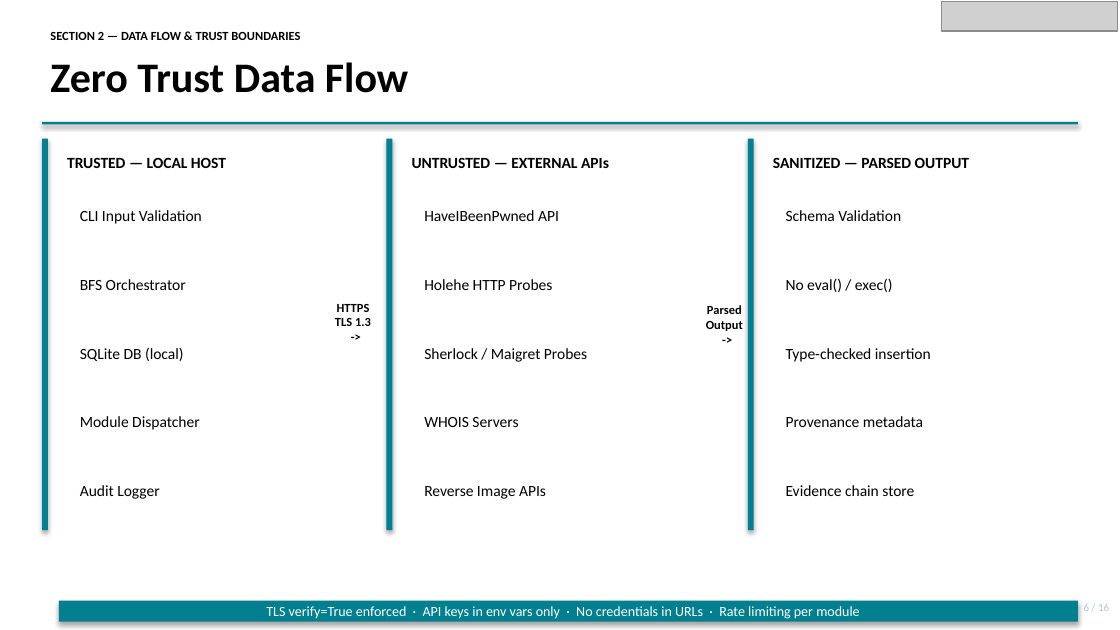
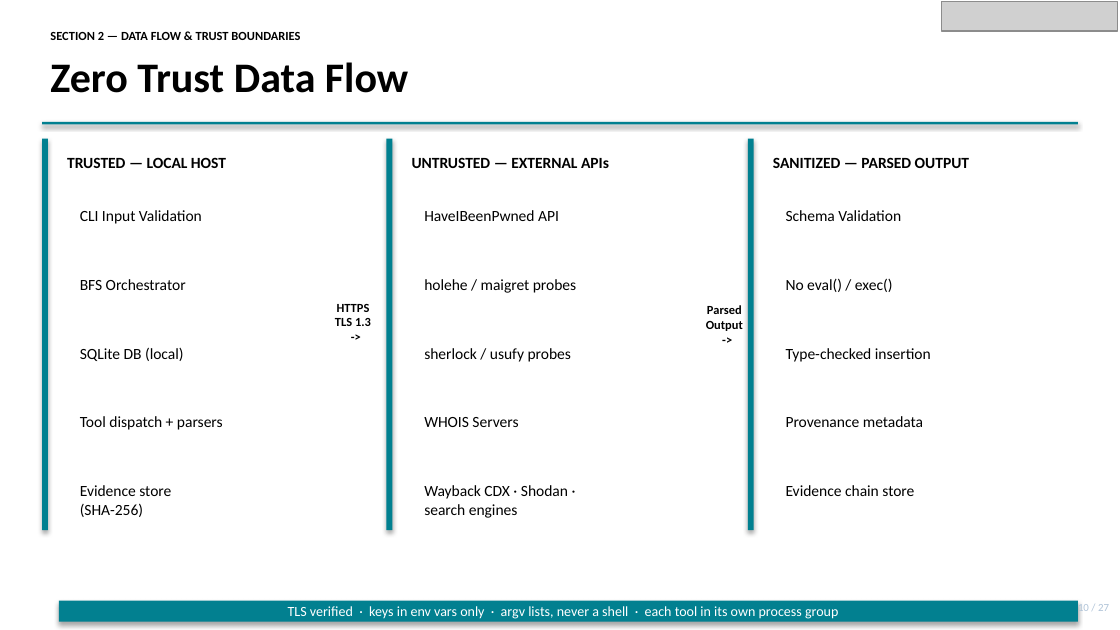
Before and after one commit to dhayarajas/gih, a slide deck: slide 10 of docs/Capstone.pptx. Drawn at 1120x630 pixels with LibreOffice and Linux fonts; fonts in the diff are those of the drawing; grey boxes stand for pictures. Boxes give left, top, right and bottom in pixels: in the first picture for what was removed or moved away, otherwise in the second. Text is boxed around its words. In the diff, an @@ line names an element or a change of style, - is before the commit and + after.

```diff
--- a/docs/Capstone.pptx
+++ b/docs/Capstone.pptx
@@ text at bbox=[424, 279, 576, 293]: text changed @@
-Holehe HTTP Probes
+holehe / maigret probes
@@ text at bbox=[424, 348, 571, 362]: text changed @@
-Sherlock / Maigret Probes
+sherlock / usufy probes
@@ text at bbox=[80, 416, 223, 430]: text changed @@
-Module Dispatcher
+Tool dispatch + parsers
@@ text at bbox=[80, 485, 171, 517]: text changed @@
-Audit Logger
+Evidence store (SHA-256)
@@ text at bbox=[424, 485, 568, 518]: text changed @@
-Reverse Image APIs
+Wayback CDX · Shodan · search engines
@@ text at bbox=[288, 606, 838, 619]: text changed @@
-TLS verify=True enforced · API keys in env vars only · No credentials in URLs · Rate limiting per module
+TLS verified · keys in env vars only · argv lists, never a shell · each tool in its own process group
@@ text at bbox=[1078, 604, 1109, 614]: text changed @@
-6 / 16
+10 / 27
```
Also in this commit, not shown: 19 other slides changed, 7 slides added, 1 other file.
